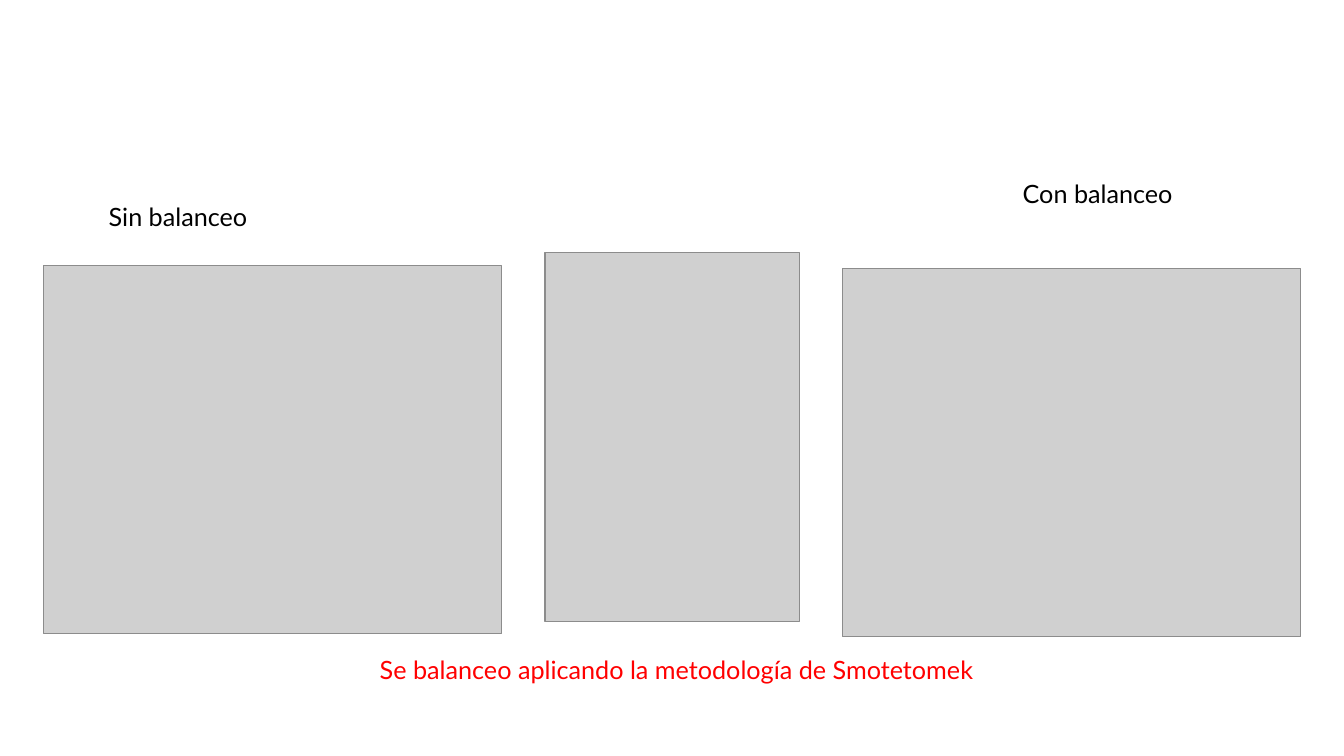
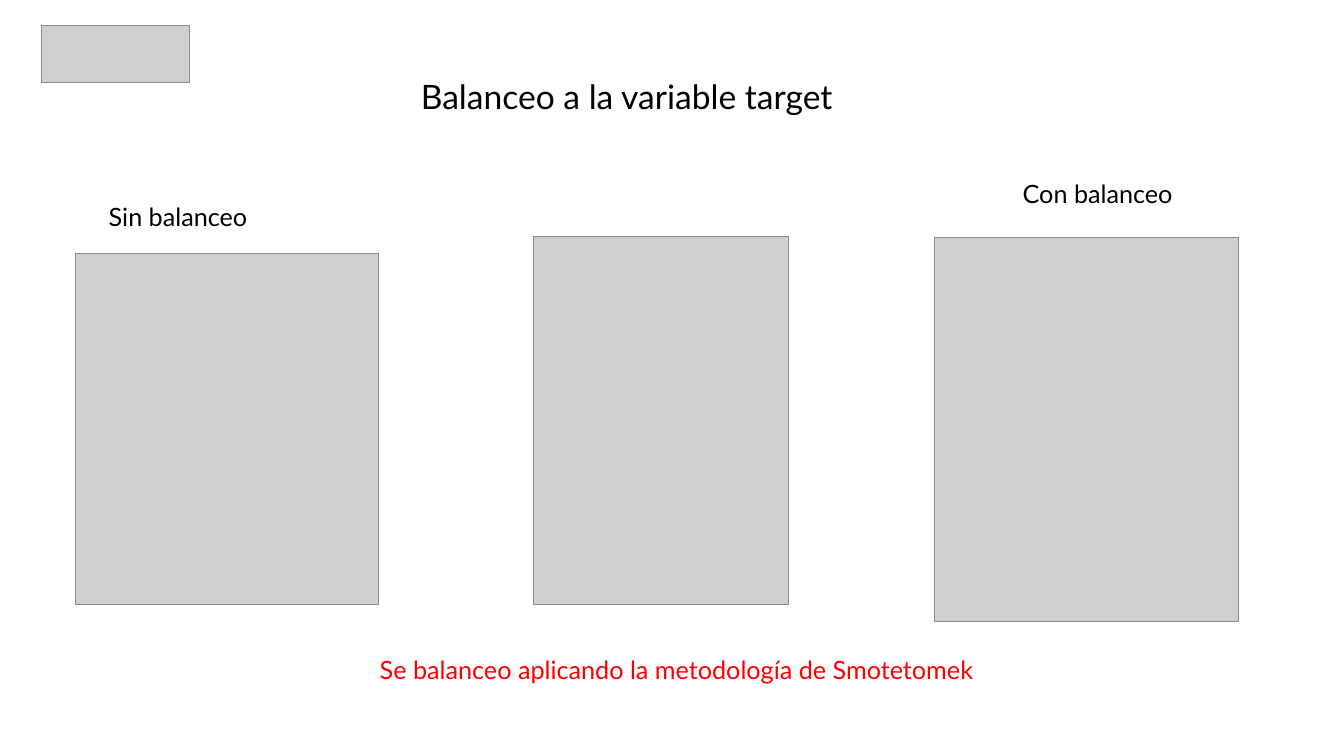
Before and after one commit to luis-gutierre/Proyectos, a slide deck: slide 24 of 1.Enfermedades Cardiovasculares/1.Enfermedades Cardiovasculares.pptx (slide 23 before the commit). Drawn at 1344x756 pixels with LibreOffice and Linux fonts; fonts in the diff are those of the drawing; grey boxes stand for pictures. Boxes give left, top, right and bottom in pixels: in the first picture for what was removed or moved away, otherwise in the second. Text is boxed around its words. In the diff, an @@ line names an element or a change of style, - is before the commit and + after.

```diff
--- a/1.Enfermedades Cardiovasculares/1.Enfermedades Cardiovasculares.pptx
+++ b/1.Enfermedades Cardiovasculares/1.Enfermedades Cardiovasculares.pptx
@@ picture added at (x1=42, y1=25, x2=190, y2=82) @@
@@ text added at (x1=421, y1=84, x2=832, y2=115), 24 pt, text #000000 @@
+Balanceo a la variable target
@@ picture moved from (x1=545, y1=253, x2=801, y2=621) to (x1=533, y1=237, x2=788, y2=605) @@
@@ picture resized from (x1=843, y1=268, x2=1302, y2=636) to (x1=935, y1=237, x2=1239, y2=621) @@
@@ picture resized from (x1=43, y1=265, x2=502, y2=633) to (x1=76, y1=254, x2=379, y2=605) @@
```
Also in this commit, not shown: 12 other slides changed, 9 slides added, 13 slides removed, 1 other file.
